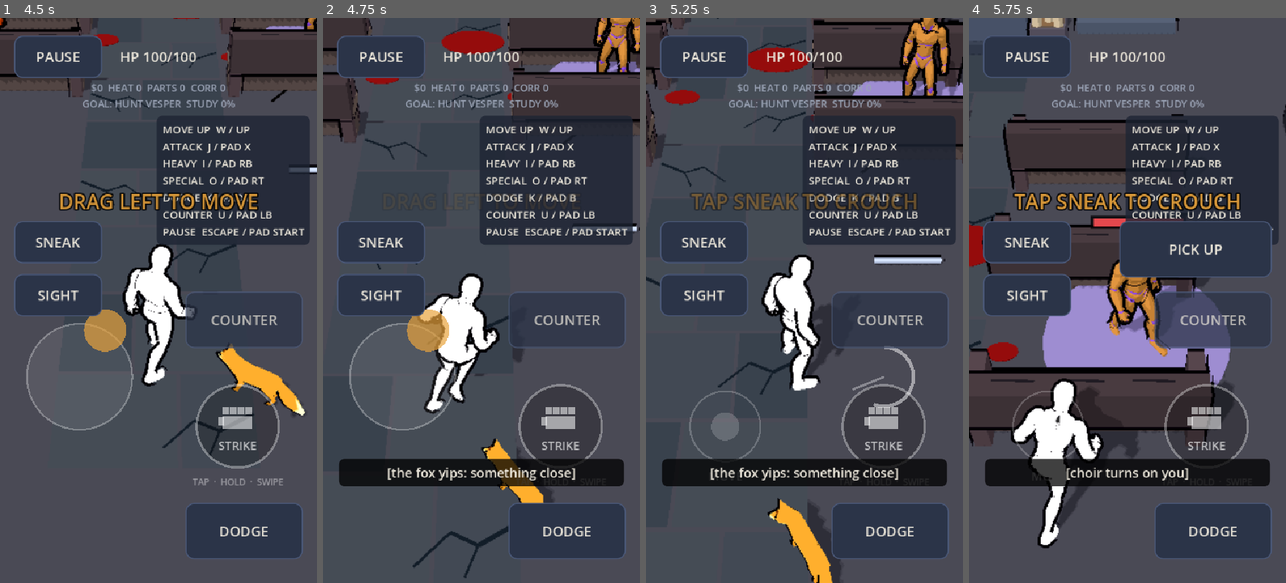
Above: before the commit, frames 1-4 (left to right).
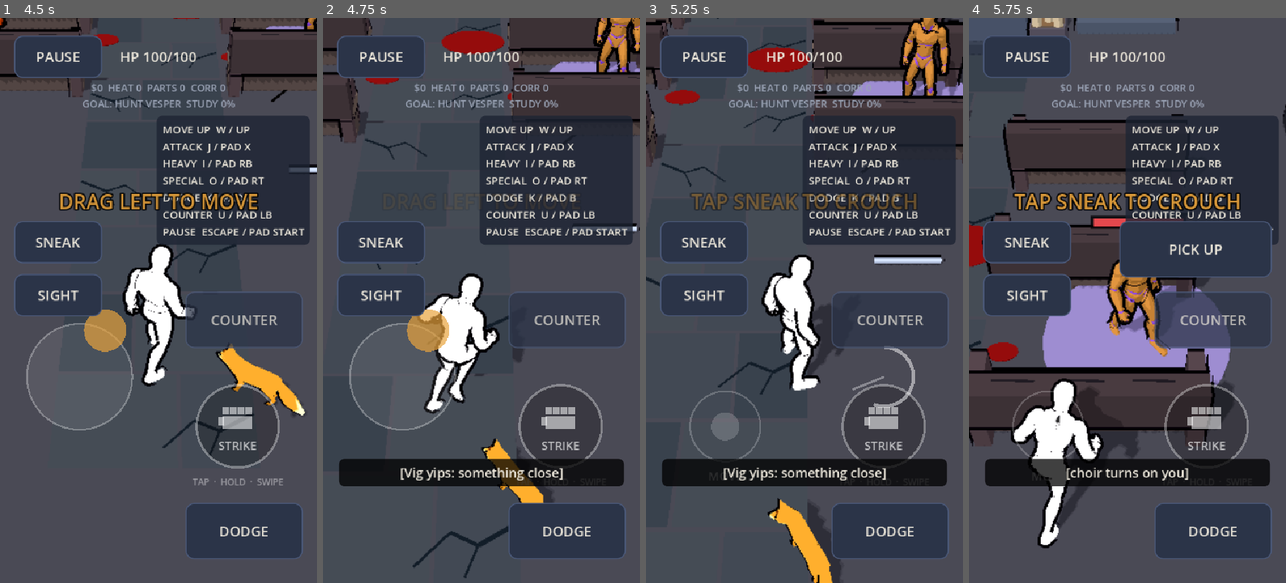
Above: after the commit, the same moments.

Repository: duffpowell-commits/hunter
Game: Godot game, scene res://scenes/boot.tscn
Same seed, same stepped clock (60 frames per second), same inputs: the game is played once before the commit and once after it.
Inputs (mouse positions are in pixels of both pictures, inside the frame that each line leads up to):
- Up to frame 1 (4.5 s): click "Skip splash" at 0.5 s; click "SKIP" at 1.25 s; click "SETTINGS" at 2 s; click "REPORT A BUG" at 2.75 s; click "NEW GAME" at 3.5 s; tap Enter (ui_accept) at 4.25 s; drag from (79, 379) to (190, 176) at 4.27 s
- Up to frame 2 (4.75 s): no input
- Up to frame 3 (5.25 s): drag from (883, 379) to (788, 413) at 5.02 s
- Up to frame 4 (5.75 s): no input

Frame 1 is identical in both runs. In frame 2, 0.7% of the frame differs, in the area x 20-80%, y 79-82%; in frame 3, 0.7%; in frame 4, nothing differs.

Commit message:
Name the fox Vig (Duff's pick): captions, credit, docs
Credit now marks tomkranis's rig and animation as CC-BY 4.0 too (fresh-eyes nit from PR #34).

Co-Authored-By: Claude Opus 5.5 <noreply@anthropic.com>
Claude-Session: https://claude.ai/code/session_01V3sbxLd6BNjD514b8gtb1J

Diff:
--- a/data/fox.json
+++ b/data/fox.json
@@ -1,6 +1,6 @@
 {
-  "_why": "Cain's pet, the three-eyed fox (Duff, Nov 26; look B). Every number has a TUNE slider in lair_tuning.gd. Placeholder name until Duff names it.",
-  "name": "FOX",
+  "_why": "Cain's pet, the three-eyed fox (Duff, Nov 26; look B). Every number has a TUNE slider in lair_tuning.gd. Named Vig by Duff (Nov 26): the interest on a debt.",
+  "name": "Vig",
   "scale": 0.0075,
   "fight_distance": 4.5,
   "walk_speed": 2.6,
--- a/scripts/fox_pet.gd
+++ b/scripts/fox_pet.gd
@@ -190,7 +190,7 @@
 		if state == "greet" and not greeted:
 			greeted = true
 			state = "follow"
-			_cue("[the fox yips hello]")
+			_cue("[%s yips hello]" % pet_name())
 
 
 ## Where the fox wants to stand: beside Cain on the screen (the camera never turns), a touch toward
@@ -213,6 +213,11 @@
 	return goal
 
 
+## The fox's name (Duff named it Vig, Nov 26; data/fox.json "name").
+func pet_name() -> String:
+	return str(cfg().get("name", "Vig"))
+
+
 func sneaking() -> bool:
 	return arena != null and arena.get("sneak") == true
 
@@ -260,7 +265,7 @@
 			yipped = true
 			yip_at = p
 			yip_t = float(cfg().yip_hold)
-			_cue("[the fox yips: something close]")
+			_cue("[%s yips: something close]" % pet_name())
 			return
 
 
--- a/scripts/settings_sheet.gd
+++ b/scripts/settings_sheet.gd
@@ -52,7 +52,7 @@
 	return box
 
 
-const FOX_CREDIT := "Fox model: PixelMannen (CC0). Rig and animation: tomkranis. glTF: AsoboStudio and scurest (CC-BY 4.0)."
+const FOX_CREDIT := "Vig the fox, model: PixelMannen (CC0). Rig and animation: tomkranis (CC-BY 4.0). glTF: AsoboStudio and scurest (CC-BY 4.0)."
 
 
 static func _open_credits(parent: Node) -> void:
--- a/tests/run_tests.gd
+++ b/tests/run_tests.gd
@@ -1838,6 +1838,7 @@
 	a.boss_defeated = true
 	check(fox.follow_distance() < float(fox.cfg().fight_distance), "Vesper dead: it comes back to Cain's side")
 	check(preload("res://scripts/settings_sheet.gd").FOX_CREDIT.contains("CC-BY"), "the fox's CC-BY credit is in the game")
+	check(fox.pet_name() == "Vig", "the fox is called Vig (Duff, Nov 26)")
 	a.hero.global_position += Vector3(40.0, 0, 0)
 	fox._process(0.1)
 	check(fox.global_position.distance_to(a.hero.global_position) < 6.0, "left far behind, it catches up at once")
Binary file changed: docs/renders/flow_arena.png
Binary file changed: docs/renders/flow_arena_break.png
Binary file changed: docs/renders/flow_arena_combo.png
Binary file changed: docs/renders/flow_arena_special.png
Binary file changed: docs/renders/flow_arena_telegraph.png
Binary file changed: docs/renders/flow_arena_weapon.png
Binary file changed: docs/renders/flow_char_climb.png
Binary file changed: docs/renders/flow_char_crouch.png
Binary file changed: docs/renders/flow_char_jump.png
Binary file changed: docs/renders/flow_char_punch.png
Binary file changed: docs/renders/flow_char_ragdoll.png
Binary file changed: docs/renders/flow_char_run.png
(and 49 more such lines)
